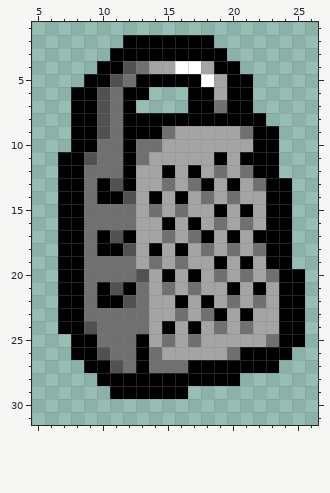
File history of a pixel-art sprite, resources/gfx/items/collectibles/cheese_grater.png. The picture above was drawn from the file before the commit.
The file is 32x32 pixels. Shown: x 5..26, y 1..31.
New version:
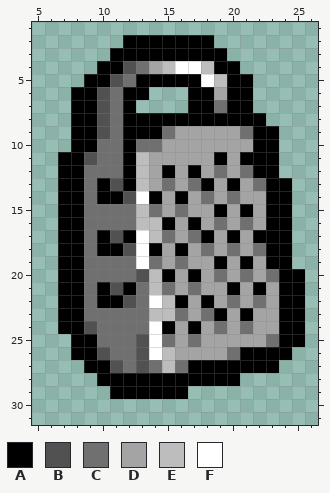
Palette (. is transparent): A #000000  B #515151  C #707070  D #a4a4a4  E #bdbdbd  F #ffffff
The exact change:
{"y":4,"x":15,"old":"D","new":"E"}
{"y":4,"x":18,"old":"D","new":"E"}
{"y":5,"x":19,"old":"D","new":"E"}
{"y":11,"x":13,"old":"C","new":"E"}
{"y":12,"x":13,"old":"D","new":"E"}
{"y":13,"x":13,"old":"D","new":"E"}
{"y":14,"x":13,"old":"D","new":"F"}
{"y":15,"x":13,"old":"D","new":"E"}
{"y":16,"x":13,"old":"DD","new":"EE"}
{"y":17,"x":13,"old":"DD","new":"FE"}
{"y":18,"x":13,"old":"D","new":"F"}
{"y":19,"x":13,"old":"D","new":"F"}
{"y":20,"x":14,"old":"D","new":"E"}
{"y":21,"x":14,"old":"D","new":"E"}
{"y":22,"x":14,"old":"DD","new":"FE"}
{"y":23,"x":14,"old":"DD","new":"EE"}
{"y":24,"x":14,"old":"D","new":"F"}
{"y":25,"x":13,"old":"AD","new":"BF"}
{"y":26,"x":13,"old":"ACD","new":"BFE"}
{"y":27,"x":13,"old":"A","new":"B"}
{"y":27,"x":15,"old":"C","new":"E"}
{"label":"changed","picture_box":[162,61,227,87]}
{"label":"changed","picture_box":[136,152,175,373]}
